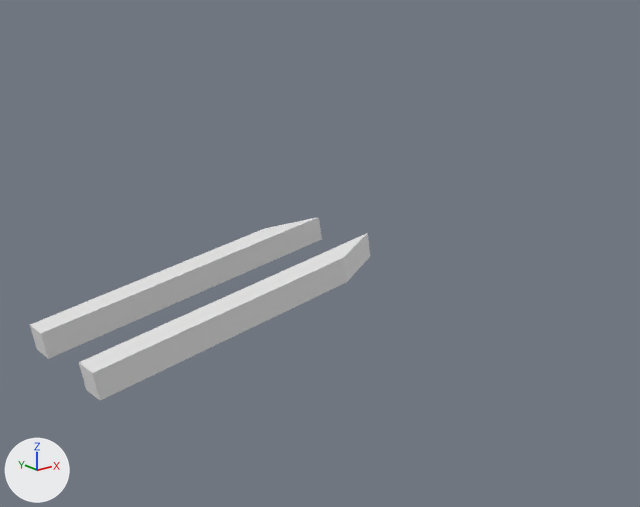
A saved change to the FBX model Content/Meshes/Bike_SwingArm.fbx.
Before and after are seen from a camera (50 mm lens) standing at (-0.876, -1.034, 0.394) and looking at (-0.055, -0.008, -0.016). Arrows for +X, +Y and +Z are at lower left; the lights stay in place. Objects named as collision shapes, trigger or cutter boxes, shadow casters or lower levels of detail are left out. Where no turn or scale is listed for an object, it has been applied to the vertices.

Names of what the first picture shows: 'SwingArm'.
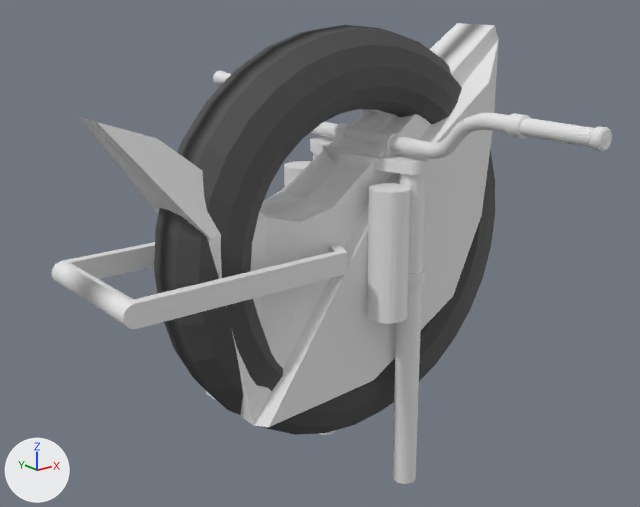
Patch to the scene script:
```diff
--- a/Content/Meshes/Bike_SwingArm.fbx.py
+++ b/Content/Meshes/Bike_SwingArm.fbx.py
@@ mat_base @@
+mat_base = principled_material('Base')
+mat_base.base_color = (0.8, 0.8, 0.8)  # white #e7e7e7
+mat_base.roughness = 0.69
@@ mat_rubber @@
+mat_rubber = principled_material('Rubber')
+mat_rubber.base_color = (0.07, 0.07, 0.07)  # dark grey #4b4b4b
+mat_rubber.roughness = 0.69
@@ me_cube_005 @@
 # used by ob_swingarm; location = (0.0, 0.0, 0.0); rotation_euler = (1.571, 0.0, 0.0), in degrees (90, 0, 0); scale = (0.0119, 0.0119, 0.0119)
-me_cube_005.from_pydata(...)  # 16 vertices, 12 faces; spans x -40.1..0.3, y -8.4..1.6, z -8.3..8.3
+me_cube_005.from_pydata(...)  # 124 vertices, 91 faces; spans x -0.4..0.0, y -0.1..0.1, z -0.1..0.0
+# me_cube_005 part 1: the whole mesh is rebuilt
@@ me_cylinder_003 @@
+me_cylinder_003.from_pydata(...)  # 128 vertices, 190 faces; spans x -0.032..0.03, y -0.135..0.135, z -0.104..0.098
@@ me_cube_010 @@
+me_cube_010.from_pydata(...)  # 50 vertices, 90 faces; spans x -0.417..0.326, y -0.084..0.084, z -0.233..0.317
+me_cube_010.materials.append(mat_base)  # white #e7e7e7
@@ me_cylinder_009 @@
+me_cylinder_009.from_pydata(...)  # 512 vertices, 544 faces; spans x -0.325..0.325, y -0.07..0.07, z -0.325..0.325
+# faces by material slot: [64, 480]
+me_cylinder_009.materials.append(mat_base)  # white #e7e7e7
+me_cylinder_009.materials.append(mat_rubber)  # dark grey #4b4b4b
@@ me_cylinder_007 @@
+me_cylinder_007.from_pydata(...)  # 1506 vertices, 1536 faces; spans x 0.028..0.064, y -0.429..0.429, z 0.131..0.223
@@ me_cylinder_006 @@
+me_cylinder_006.from_pydata(...)  # 388 vertices, 780 faces; spans x -0.014..0.069, y -0.128..0.128, z -0.403..0.135
@@ ob_swingarm @@
 ob_swingarm.location = (0.0, 0.0, 0.0)
-ob_swingarm.rotation_euler = (1.571, 0.0, 0.0)  # degrees (90, 0, 0)
-ob_swingarm.scale = (0.0119, 0.0119, 0.0119)
+ob_swingarm.rotation_euler = (0.0, 0.169, 0.0)  # degrees (0, 9.7, 0)
+ob_swingarm.scale = (0.996, 0.996, 0.996)
@@ ob_suspension @@
+ob_suspension = bpy.data.objects.new('Suspension', me_cylinder_003)
+ob_suspension.location = (0.0, 0.0, 0.0)
@@ ob_body @@
+ob_body = bpy.data.objects.new('Body', me_cube_010)
+ob_body.location = (0.0, 0.0, 0.0)
@@ ob_wheel @@
+ob_wheel = bpy.data.objects.new('Wheel', me_cylinder_009)
+ob_wheel.location = (0.0, 0.0, 0.0)
@@ ob_handlebar @@
+ob_handlebar = bpy.data.objects.new('Handlebar', me_cylinder_007)
+ob_handlebar.location = (0.0, 0.0, 0.0)
@@ ob_fork @@
+ob_fork = bpy.data.objects.new('Fork', me_cylinder_006)
+ob_fork.location = (0.0, 0.0, 0.0)
```

Boxes [x1, y1, x2, y2] around the edits, measured in the pictures (640 x 507 px):
'Wheel', added
    after: [154, 25, 495, 435]
    faces in mat_rubber (dark grey #4b4b4b): [154, 25, 495, 435]
'Body', added
    after: [78, 23, 499, 427]
'SwingArm', reshaped, turned, rescaled
    before: [30, 217, 370, 400]
    after: [52, 242, 347, 329]
'Fork', added
    after: [310, 137, 429, 484]
'Suspension', added
    after: [284, 161, 411, 324]
'Handlebar', added
    after: [213, 71, 612, 159]
